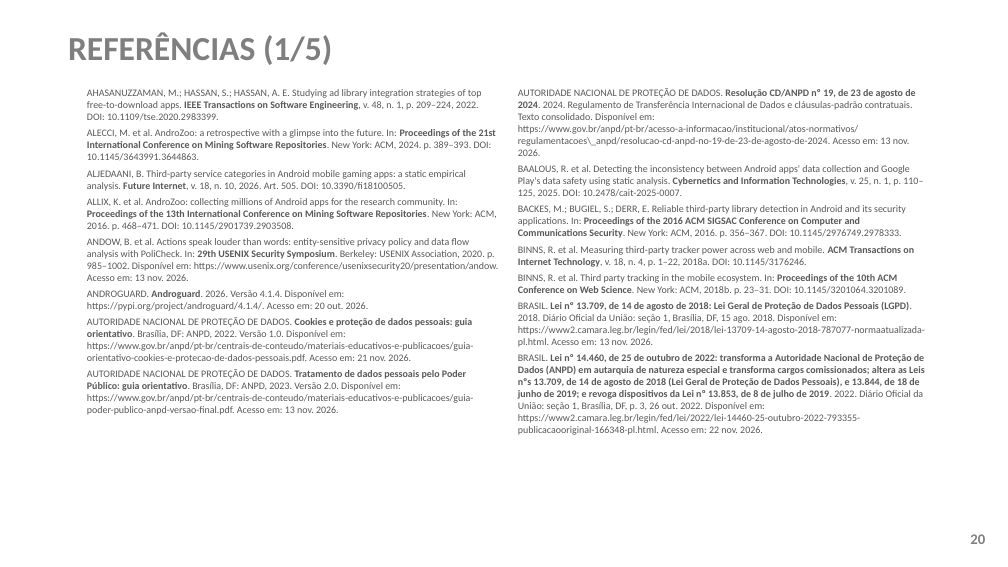
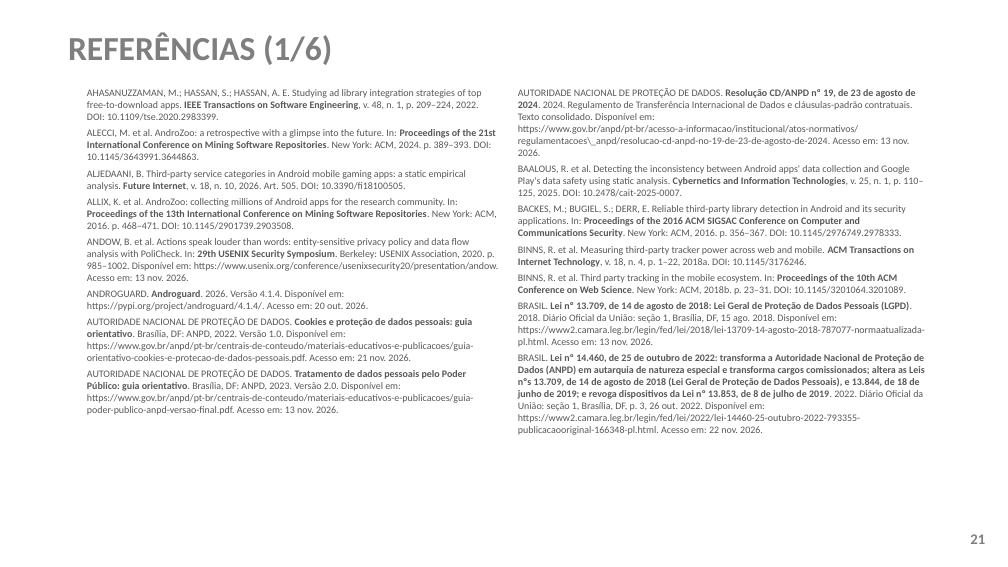
Before and after one commit to ClaudioAMF1/TCC, a slide deck: slide 21 of tcc/apresentacao/apresentacao-defesa-final.pptx (slide 20 before the commit). Drawn at 1008x567 pixels with LibreOffice and Linux fonts; fonts in the diff are those of the drawing; background and template pictures are left out. Boxes give left, top, right and bottom in pixels: in the first picture for what was removed or moved away, otherwise in the second. Text is boxed around its words. In the diff, an @@ line names an element or a change of style, - is before the commit and + after.

```diff
--- a/tcc/apresentacao/apresentacao-defesa-final.pptx
+++ b/tcc/apresentacao/apresentacao-defesa-final.pptx
@@ text at (x1=68, y1=32, x2=332, y2=65): text changed @@
-REFERÊNCIAS (1/5)
+REFERÊNCIAS (1/6)
@@ page number at (x1=970, y1=534, x2=985, y2=544): text changed @@
-20
+21
```
Also in this commit, not shown: 21 other slides changed, 2 slides added, 10 other files.
